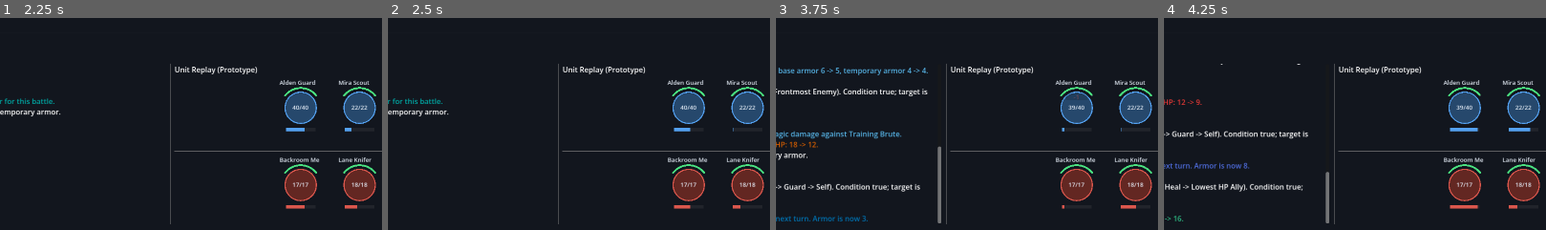
Above: before the commit, frames 1-4 (left to right).
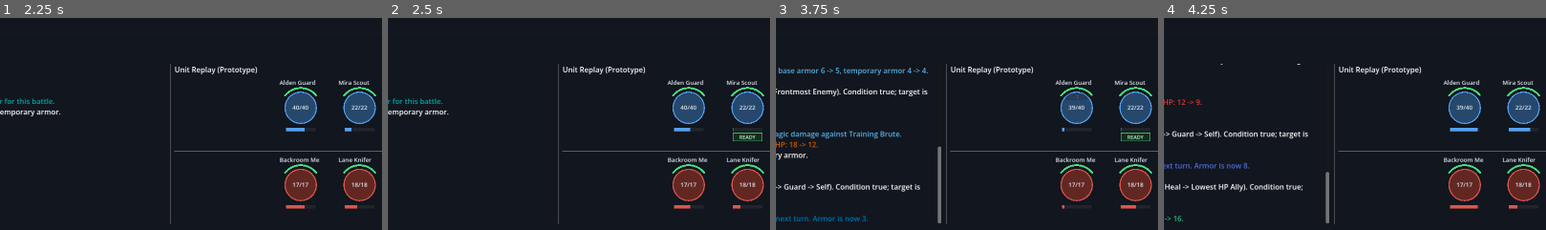
Above: after the commit, the same moments.

Repository: aqvm/clockwork-company
Game: Godot game, scene res://scenes/combat_test_scene.tscn
Same seed, same stepped clock (60 frames per second), same inputs: the game is played once before the commit and once after it.
Inputs:
- Up to frame 1 (2.25 s): click "Start Roadside Ambush" at 0.5 s; click "Run Encounter 1/3: Street-Cor…" at 1.25 s; click "Mods (0/3)" at 2 s
- Up to frame 2 (2.5 s): no input
- Up to frame 3 (3.75 s): click "Palette: Default" at 2.75 s; click "Palette: Colorblind" at 3.5 s
- Up to frame 4 (4.25 s): no input
The pictures show only the part of the screen within x 28-78%, y 50-100%; the shares and areas given below are measured in that part.

Frame 1 is identical in both runs. In frame 2, 0.2% of the frame differs, in the area x 90-98%, y 54-59%; in frame 3, 0.2%; in frame 4, nothing differs.

Commit message:
Clarify replay readiness states

Diff:
--- a/clockwork-company/scripts/ui/unit_status_dot.gd
+++ b/clockwork-company/scripts/ui/unit_status_dot.gd
@@ -60,6 +60,8 @@
 	draw_circle(center, body_radius, body_color)
 	draw_arc(center, body_radius, 0.0, TAU, 48, team_color, 2.5)
 	_draw_action_pulse(center, body_radius, team_color)
+	if is_defeated:
+		_draw_defeated_overlay(center, body_radius)
 
 	var health_ratio := float(current_hp) / float(max_hp)
 	var health_start := -PI * 0.8
@@ -81,6 +83,7 @@
 	var cooldown_width := cooldown_background.size.x * cooldown_ratio
 	if cooldown_width > 0.0:
 		draw_rect(Rect2(cooldown_background.position, Vector2(cooldown_width, cooldown_background.size.y)), team_color, true)
+	_draw_readiness_badge(cooldown_background)
 
 	var text_color := Color(0.9, 0.93, 0.97, 1.0) if is_alive else Color(0.55, 0.57, 0.62, 1.0)
 	draw_string(ThemeDB.fallback_font, Vector2(center.x - 46.0, 14.0), unit_name, HORIZONTAL_ALIGNMENT_LEFT, 92, 13, text_color)
@@ -158,6 +161,40 @@
 	)
 
 
+func _draw_readiness_badge(cooldown_background: Rect2) -> void:
+	if not is_alive or _cooldown_ratio() > 0.02:
+		return
+	var badge_rect := Rect2(cooldown_background.position.x, cooldown_background.position.y + 11.0, cooldown_background.size.x, 17.0)
+	draw_rect(badge_rect, Color(0.08, 0.18, 0.12, 0.92), true)
+	draw_rect(badge_rect, Color(0.34, 0.92, 0.56, 1.0), false, 1.0)
+	draw_string(
+		ThemeDB.fallback_font,
+		badge_rect.position + Vector2(0, 13),
+		"READY",
+		HORIZONTAL_ALIGNMENT_CENTER,
+		badge_rect.size.x,
+		11,
+		Color(0.74, 1.0, 0.8, 1.0)
+	)
+
+
+func _draw_defeated_overlay(center: Vector2, body_radius: float) -> void:
+	var slash_color := Color(0.08, 0.08, 0.1, 0.78)
+	draw_line(center + Vector2(-body_radius * 0.62, -body_radius * 0.62), center + Vector2(body_radius * 0.62, body_radius * 0.62), slash_color, 5.0)
+	draw_line(center + Vector2(-body_radius * 0.62, body_radius * 0.62), center + Vector2(body_radius * 0.62, -body_radius * 0.62), slash_color, 5.0)
+	var text_rect := Rect2(center.x - 36.0, center.y - 7.0, 72.0, 16.0)
+	draw_rect(text_rect, Color(0.05, 0.05, 0.065, 0.82), true)
+	draw_string(
+		ThemeDB.fallback_font,
+		text_rect.position + Vector2(0, 12),
+		"DEFEATED",
+		HORIZONTAL_ALIGNMENT_CENTER,
+		text_rect.size.x,
+		10,
+		Color(0.78, 0.8, 0.86, 1.0)
+	)
+
+
 func _color_with_defeat_fade(source: Color) -> Color:
 	if not is_defeated:
 		return source
Not shown, changed: ARCHITECTURE.md
Not shown, changed: DESIGN_NOTES.md
Not shown, changed: LEARNING_LOG.md
Not shown, changed: TODO.md
